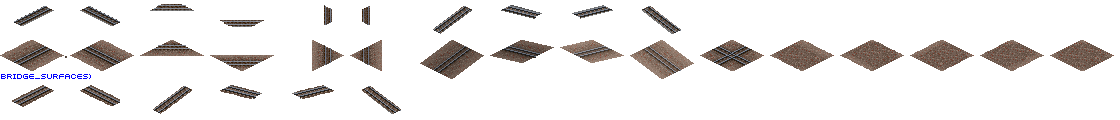
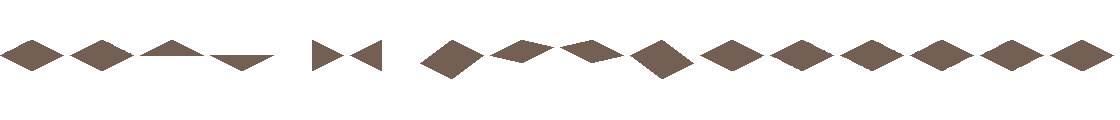
Before/after of a 1120 x 120 layered artwork. What changed in the layer stack:
hid "Slope Shade" over <box>420,40,554,79</box>
hid "Slope Light" over <box>560,40,694,79</box>
hid group "1435/1372" (10 layers) over <box>0,4,1036,114</box>
hid "White" over <box>0,30,1114,91</box>
hid "Layer 2" over <box>0,28,1114,114</box>
painted on "Ballast Base" over <box>5,41,1043,71</box>
hid "Grid" over <box>0,4,1114,114</box>
